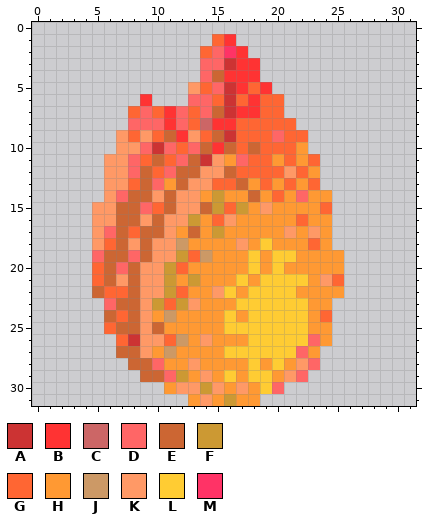
File history of a pixel-art sprite, docs/images/icons/streak_fire.png. That is the earlier state.
The file is 32x32 pixels.
Palette (. is transparent): A #cc3333  B #ff3333  C #cc6666  D #ff6666  E #cc6633  F #cc9933  G #ff6633  H #ff9933  J #cc9966  K #ff9966  L #ffcc33  M #ff3366
Pixels before, first column x 5:
 1 ..........GB.........
 2 .........GDMB........
 3 .........DDABB.......
 4 .........DEBBB.......
 5 ........KGDABGB......
 6 ....B...DDGAGBGG.....
 7 ...GDGBDGDEABBGG.....
 8 ...DDDBDGCBBGGGGG....
 9 ..KGKGEBKGEAGGGDGG...
10 ..KKDADGDEBEGEGGGH...
11 .KKDGEGDEAKHDGGHGHG..
12 .KKDEGDEEKKEGGGGKGH..
13 .KKGEDHEKKGGEHGHGHG..
14 .KDEEKEKKHFHHEHGHDHH.
15 KKEEDGEKKEFGFHKHHHHG.
16 KKEEKEKKFHGKHHHHHGHH.
17 KDEGEEKHEHFHHHHHKHKH.
18 KGEKEKKJHHHHKHLHHHGH.
19 DEEDEKKFGJHHHLHLLHHHH
20 GEDEKKFGHHHHHLHLHHHHH
21 GEKEKKFHFHHHLHLLLLHKG
22 EGGEKKFGHHKLHLLLLHHHH
23 .DEEKFGFKHHHLLLLLLHH.
24 .EGEKHJHHHHLHLLLLLHG.
25 .GEEKEHHHHHLLLLLLLHH.
26 ..GAKKGJHKHHHLLLLLDH.
27 ..EEKHJHHHHLLLLLLDH..
28 ...EEDHHKHHHHLHLHKD..
29 ....EEDFHKHLHLLHKD...
30 ......HKKFKHKHLD.....
31 ........HKHFHH.......
The same view after the edit:
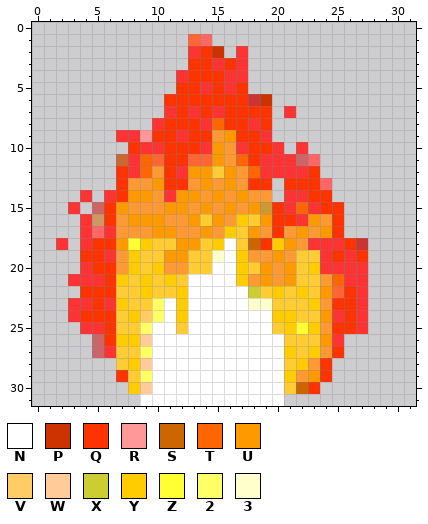
Colours new in this view: N #ffffff  P #cc3300  Q #ff3300  R #ff9999  S #cc6600  T #ff6600  U #ff9900  V #ffcc66  W #ffcc99  X #cccc33  Y #ffcc00  Z #ffff33  2 #ffff66  3 #ffffcc
Changes in this commit:
Changed rows in their new state; - is an unchanged pixel.
first column x 2:
 1 -----------GD..-----------
 2 -----------BQP.-----------
 3 -----------QQBQ-.---------
 4 ----------BQQQ--.---------
 5 ----------QQBQBQ..--------
 6 -------.-QQQQQQQAP.-------
 7 ------...-QBQBQQQQ.B------
 8 ------..BQQQBTQQBQ..------
 9 -----BBRQQ-QQHUQQB...-----
10 -----.QBBQQQBUHBQQB.B-----
11 ----.EBTGQQGGU-TQBBBCD----
12 ----.QBTHQBUULUHTBBBBQ----
13 ----.QHHUQQHUHUHQQ.QQQD---
14 --B-BQUUHBUU-U-UH-.BBQQ---
15 -B-CQUHHHUUHUHUHUFQBTBQQ--
16 --BJQHUUUHHULUHYLUQQBU-Q--
17 --BDBHHHUU-HUHYLU-QHUHUQ--
18 B-BQQUZYLLUULYNLSQYU-BBBQA
19 --QQBHYLLUULL3NYH-UHLLBQBQ
20 --BQQHYLYHHLLNNY-UHULYBBBB
21 -BBBQYLYLYLNNNNY-UHU-LHTBB
22 --QQQLLYLLYNNNNNX-Y-YLUGQB
23 -BBQBYLL2NYNNNNN33---Y-QQB
24 -BQQQLYV2NYNNNNNNNYY-LUBQB
25 --BBQLL2NNLNNNNNNN-YZY-QQB
26 ---CQYYWNNNNNNNNNNN--LUB--
27 ---CBLL2NNNNNNNNNNNYLYHQ--
28 -----LYWNNNNNNNNNNNLYHQ---
29 -----QL2NNNNNNNNNNNYHUQ---
30 ------YWNNNNNNNNNNNLSQ----
31 -------NNNNNNNNNNNN-------
Boxes around the changes in both pictures, in picture pixels (x1, y1, x2, y2):
changed: (56, 34, 368, 406)
